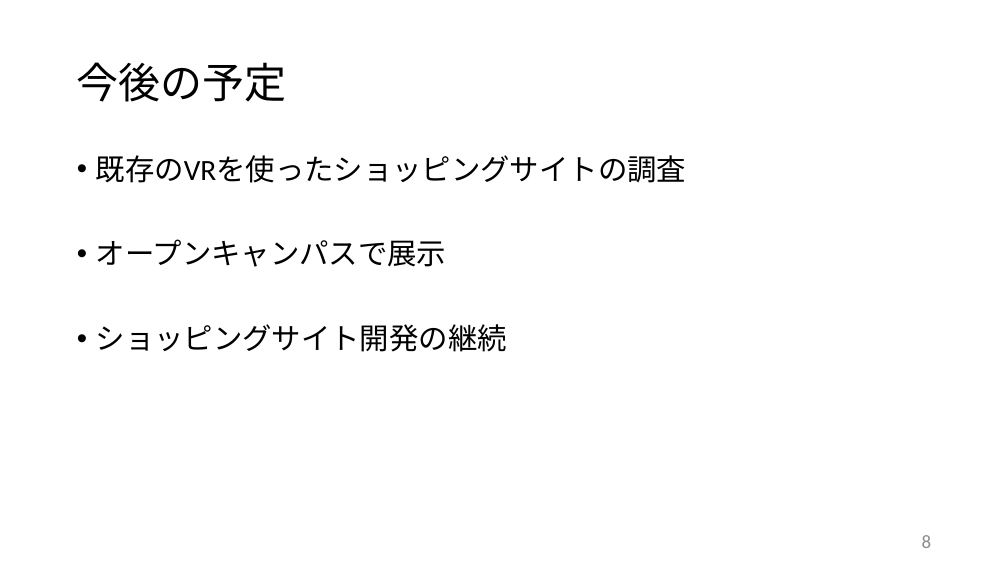
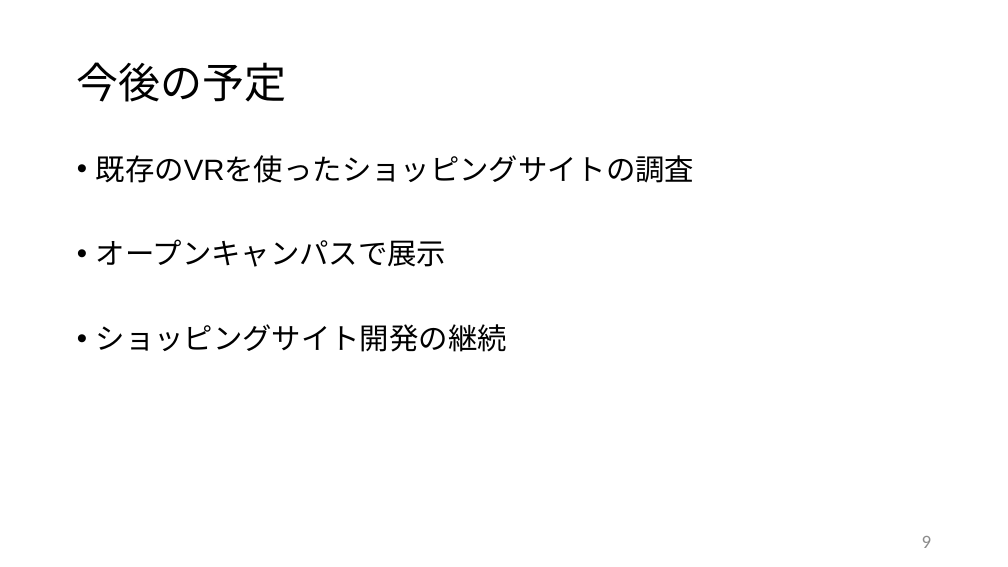
Before and after one commit to yamako0/dissertation, a slide deck: slide 9 of スライド/20170720_中間発表.pptx (slide 8 before the commit). Drawn at 1008x567 pixels with LibreOffice and Linux fonts; fonts in the diff are those of the drawing. Boxes give left, top, right and bottom in pixels: in the first picture for what was removed or moved away, otherwise in the second. Text is boxed around its words. In the diff, an @@ line names an element or a change of style, - is before the commit and + after.

```diff
--- a/スライド/20170720_中間発表.pptx
+++ b/スライド/20170720_中間発表.pptx
@@ text at (x1=96, y1=155, x2=695, y2=183): font Calibri to Arial in "既存のVRを使ったショッピングサイトの調査" @@
@@ page number at (x1=922, y1=536, x2=932, y2=548): text changed @@
-8
+9
```
Also in this commit, not shown: 3 other slides changed, 1 slide added.
